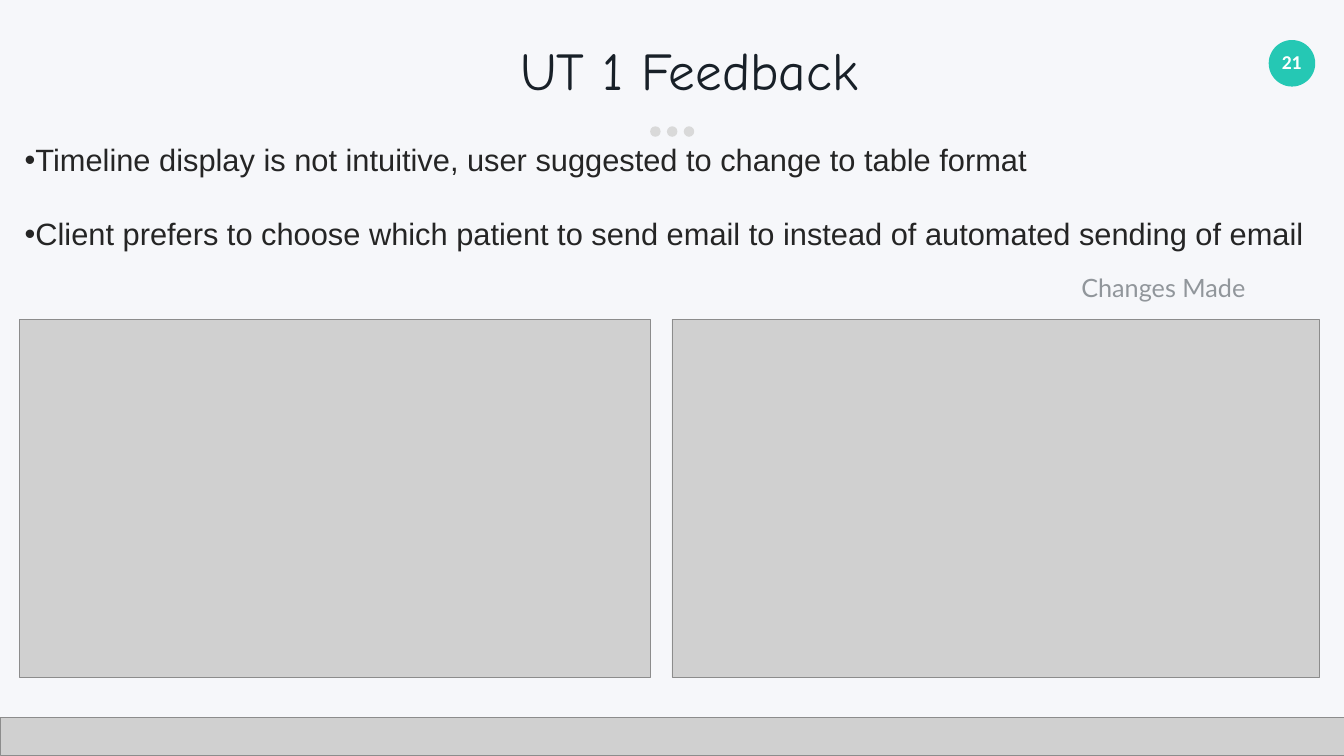
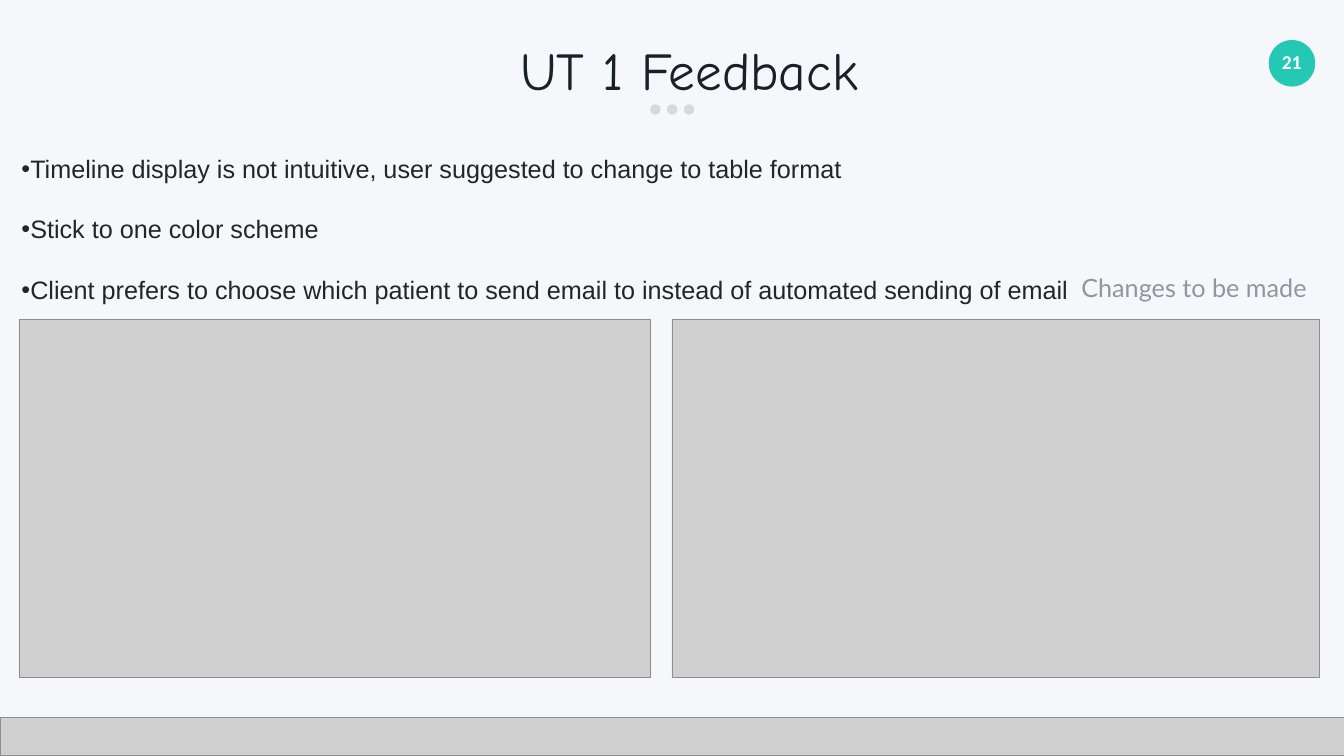
Before and after one commit to seankwok/Ulink, a slide deck: slide 21 of Documentation/Deliverables/Deliverables/Acceptance Slides (3 Nov 11PM) .pptx. Drawn at 1344x756 pixels with LibreOffice and Linux fonts; fonts in the diff are those of the drawing; grey boxes stand for pictures. Boxes give left, top, right and bottom in pixels: in the first picture for what was removed or moved away, otherwise in the second. Text is boxed around its words. In the diff, an @@ line names an element or a change of style, - is before the commit and + after.

```diff
--- a/Documentation/Deliverables/Deliverables/Acceptance Slides (3 Nov 11PM) .pptx
+++ b/Documentation/Deliverables/Deliverables/Acceptance Slides (3 Nov 11PM) .pptx
@@ 3 ellipses: place and size @@
-3 ellipses at [650, 127, 694, 137]
+3 ellipses at [650, 104, 694, 115]
@@ text "Timeline display is not intuitive, ...": place and size @@
-text "Timeline display is not intuitive, ..." at [25, 148, 1304, 251]
+text "Timeline display is not intuitive, ..." at [21, 159, 1068, 305]
@@ text at [21, 159, 1068, 305]: size 44 to 36 pt in "Timeline display is not intuitive, user suggested ...", "Client prefers to choose which patient to ..." @@
@@ text at [21, 219, 318, 239]: paragraph added @@
+• Stick to one color scheme
@@ text at [1081, 278, 1307, 301]: text changed @@
-Changes Made
+Changes to be made
```
Also in this commit, not shown: 2 other slides changed, 2 other files.
